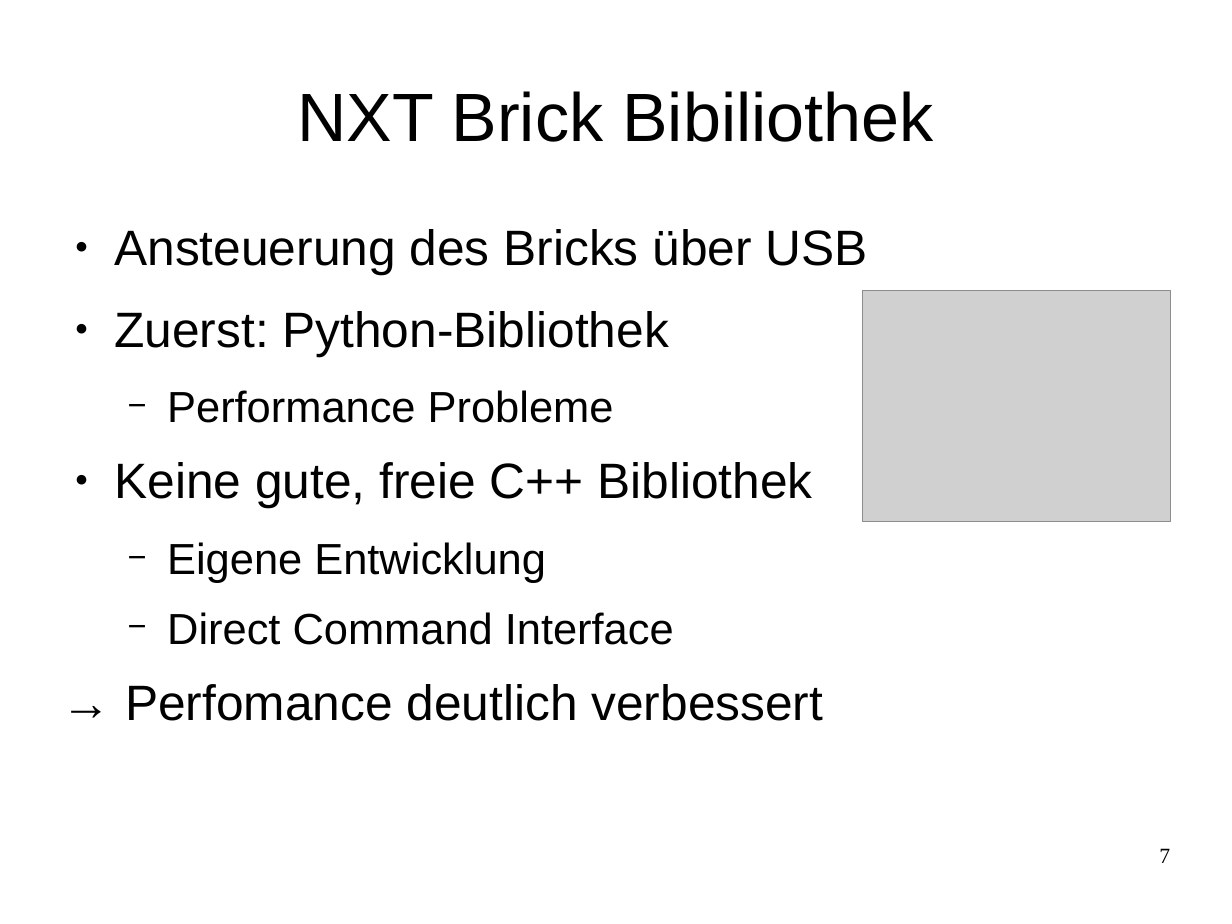
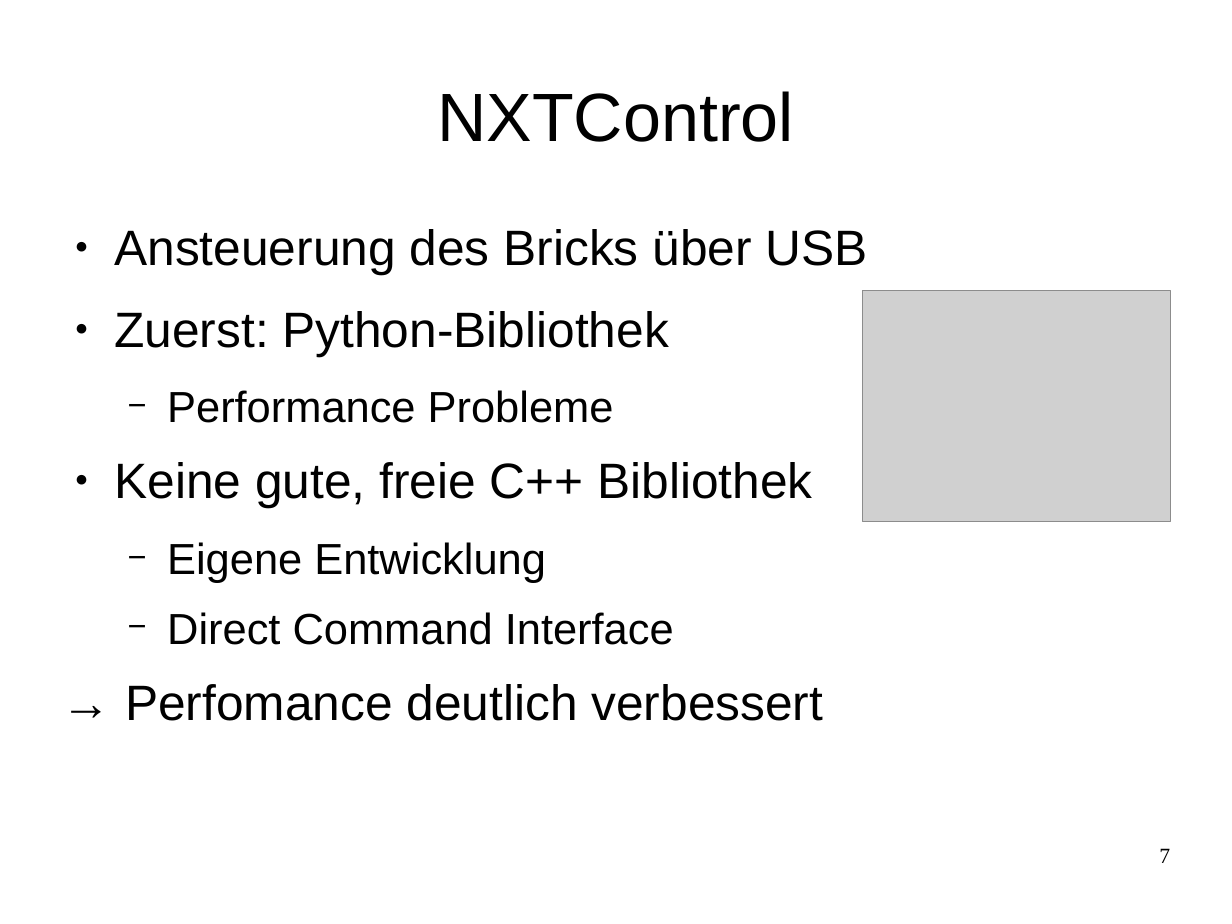
Before and after one commit to Smart-Minotaur/nxt_minotaur, a slide deck: slide 7 of doc/Präsentation.odp. Drawn at 1232x924 pixels with LibreOffice and Linux fonts; fonts in the diff are those of the drawing; grey boxes stand for pictures. Boxes give left, top, right and bottom in pixels: in the first picture for what was removed or moved away, otherwise in the second. Text is boxed around its words. In the diff, an @@ line names an element or a change of style, - is before the commit and + after.

```diff
--- a/doc/Präsentation.odp
+++ b/doc/Präsentation.odp
@@ title at (x1=437, y1=91, x2=794, y2=142): text changed @@
-NXT Brick Bibiliothek
+NXTControl
```
Also in this commit, not shown: 2 other slides changed, 1 slide added, 2 slides removed, 2 other files.
